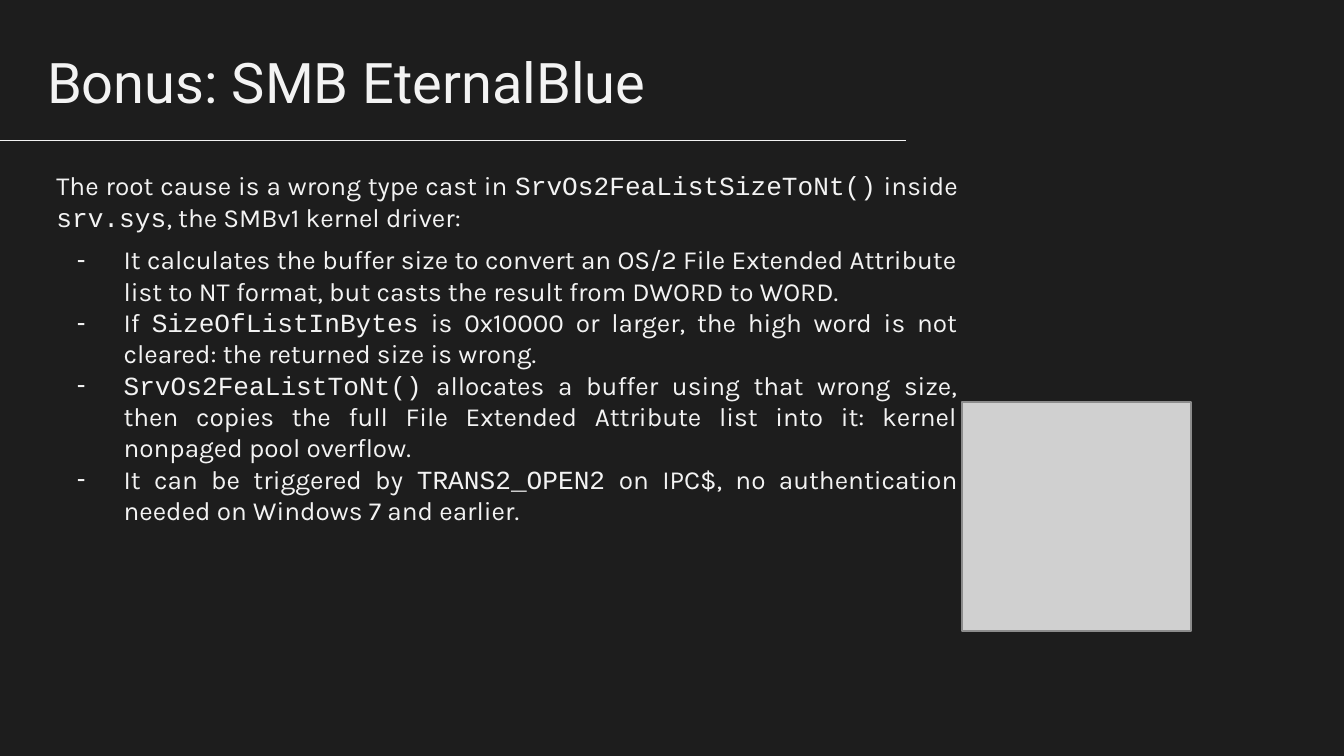
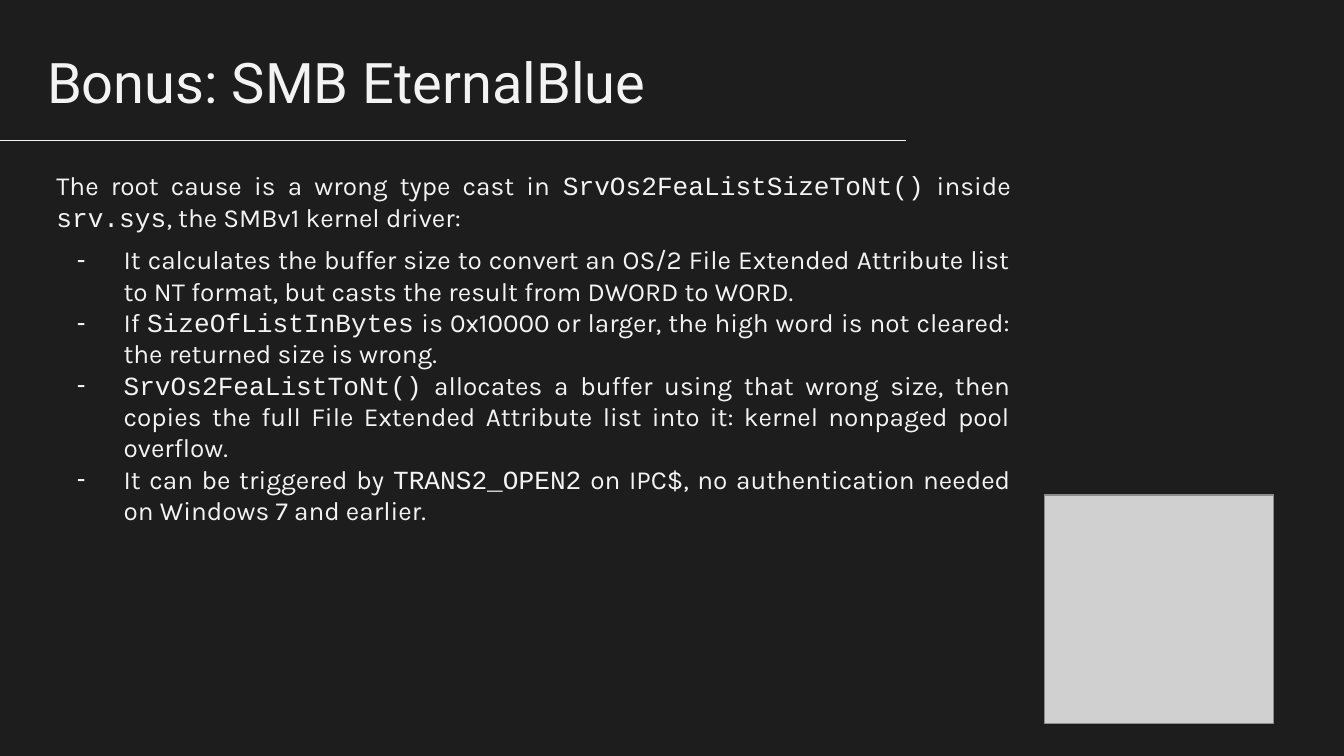
Before and after one commit to nico989/ProtocolsSecurityAssessmentUnitn, a slide deck: slide 33 of ProtocolsSecurityAssessmentUnitn.pptx (slide 31 before the commit). Drawn at 1344x756 pixels with LibreOffice and Linux fonts; fonts in the diff are those of the drawing; grey boxes stand for pictures. Boxes give left, top, right and bottom in pixels: in the first picture for what was removed or moved away, otherwise in the second. Text is boxed around its words. In the diff, an @@ line names an element or a change of style, - is before the commit and + after.

```diff
--- a/ProtocolsSecurityAssessmentUnitn.pptx
+++ b/ProtocolsSecurityAssessmentUnitn.pptx
@@ text "The root cause is a ..." rewrapped from box(56, 177, 958, 521) to box(56, 177, 1011, 521) @@
@@ picture: place and size @@
-picture at box(962, 402, 1191, 630)
+picture at box(1044, 495, 1273, 723)
```
Also in this commit, not shown: 3 other slides changed, 2 slides added.
